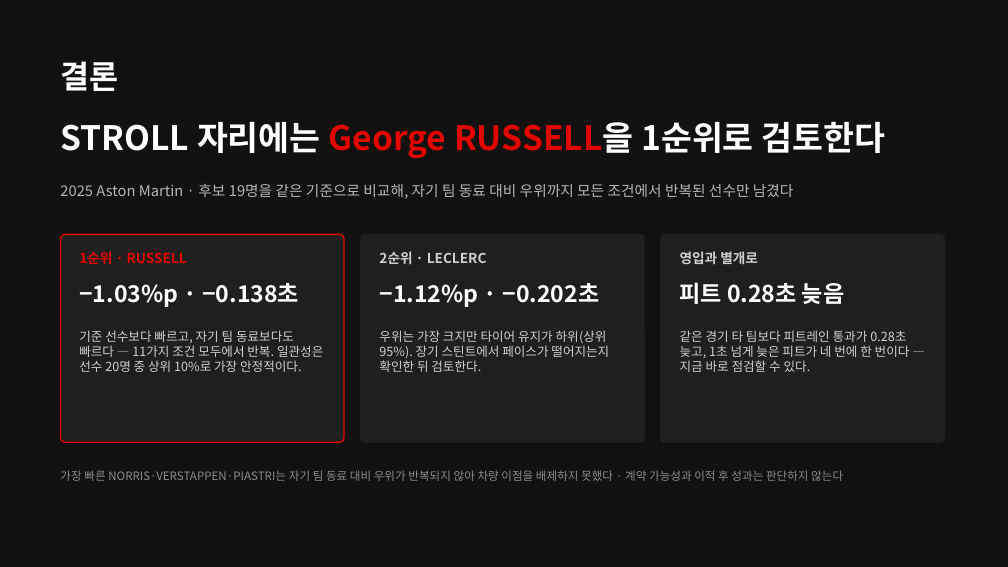
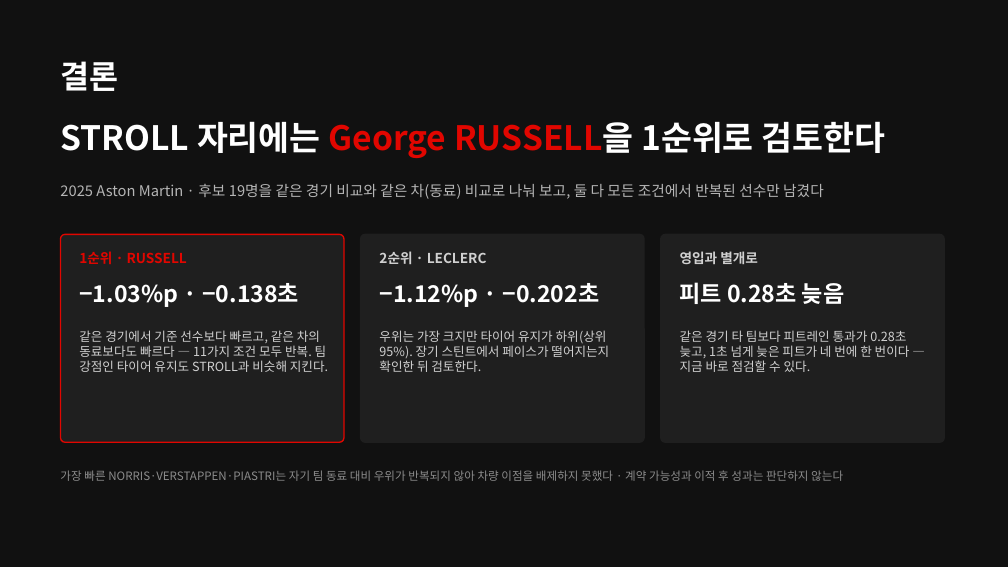
Before and after one commit to encore-ai-campus/mlo-02-p2-team1, a slide deck: slide 2 of docs/F1_TeamBuilder_발표자료.pptx. Drawn at 1008x567 pixels with LibreOffice and Linux fonts; fonts in the diff are those of the drawing. Boxes give left, top, right and bottom in pixels: in the first picture for what was removed or moved away, otherwise in the second. Text is boxed around its words. In the diff, an @@ line names an element or a change of style, - is before the commit and + after.

```diff
--- a/docs/F1_TeamBuilder_발표자료.pptx
+++ b/docs/F1_TeamBuilder_발표자료.pptx
@@ text at (x1=60, y1=184, x2=824, y2=199): text changed @@
-2025 Aston Martin · 후보 19명을 같은 기준으로 비교해, 자기 팀 동료 대비 우위까지 모든 조건에서 반복된 선수만 남겼다
+2025 Aston Martin · 후보 19명을 같은 경기 비교와 같은 차(동료) 비교로 나눠 보고, 둘 다 모든 조건에서 반복된 선수만 남겼다
@@ text at (x1=79, y1=330, x2=328, y2=372): text changed @@
-기준 선수보다 빠르고, 자기 팀 동료보다도 빠르다 — 11가지 조건 모두에서 반복. 일관성은 선수 20명 중 상위 10%로 가장 안정적이다.
+같은 경기에서 기준 선수보다 빠르고, 같은 차의 동료보다도 빠르다 — 11가지 조건 모두 반복. 팀 강점인 타이어 유지도 STROLL과 비슷해 지킨다.
```
Also in this commit, not shown: 9 other slides changed, 2 slides added, 13 other files.
